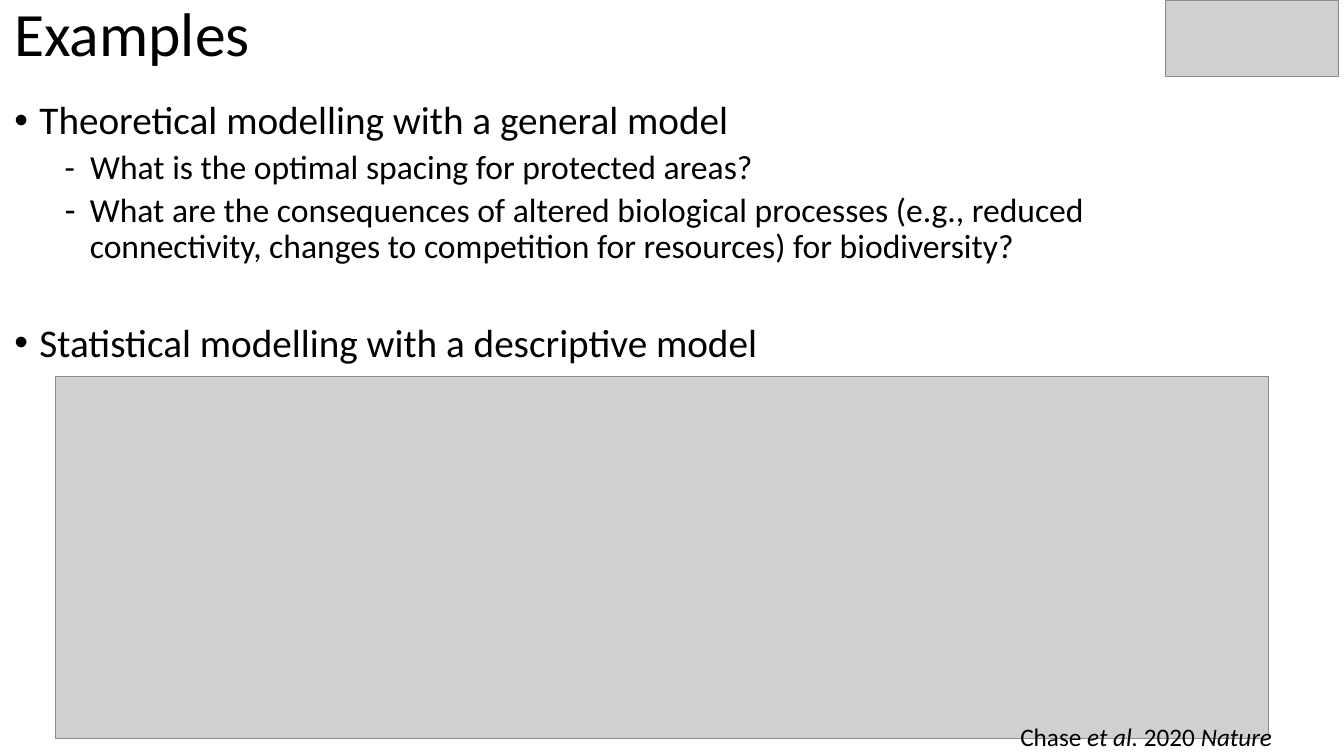
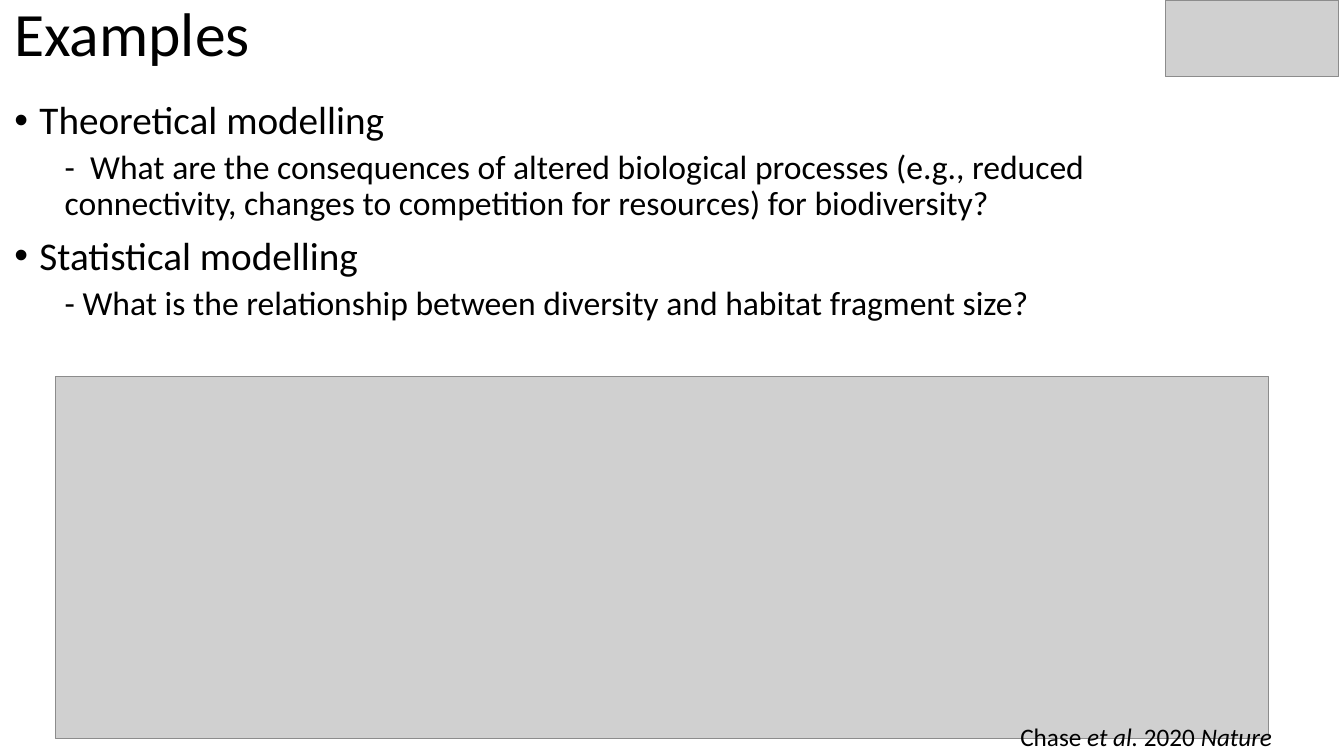
Before and after one commit to chase-lab/biodiv-patterns-course-2023, a slide deck: slide 12 of week 1/2 - Tuesday/Intro-modelling-and-metapopulation-dynamics.pptx. Drawn at 1344x756 pixels with LibreOffice and Linux fonts; fonts in the diff are those of the drawing; grey boxes stand for pictures. Boxes give left, top, right and bottom in pixels: in the first picture for what was removed or moved away, otherwise in the second. Text is boxed around its words. In the diff, an @@ line names an element or a change of style, - is before the commit and + after.

```diff
--- a/week 1/2 - Tuesday/Intro-modelling-and-metapopulation-dynamics.pptx
+++ b/week 1/2 - Tuesday/Intro-modelling-and-metapopulation-dynamics.pptx
@@ text at (39, 106, 1084, 321): text changed @@
-• Theoretical modelling with a general model
-  - What is the optimal spacing for protected areas?
-  – What are the consequences of altered biological processes (e.g., reduced connectivity, changes to competition for resources) for biodiversity?
-• Statistical modelling with a descriptive model
-  - How does diversity change with habitat fragment size?
+• Theoretical modelling
+  - What are the consequences of altered biological processes (e.g., reduced connectivity, changes to competition for resources) for biodiversity?
+• Statistical modelling
+  - What is the relationship between diversity and habitat fragment size?
```
Also in this commit, not shown: 2 other slides changed.
